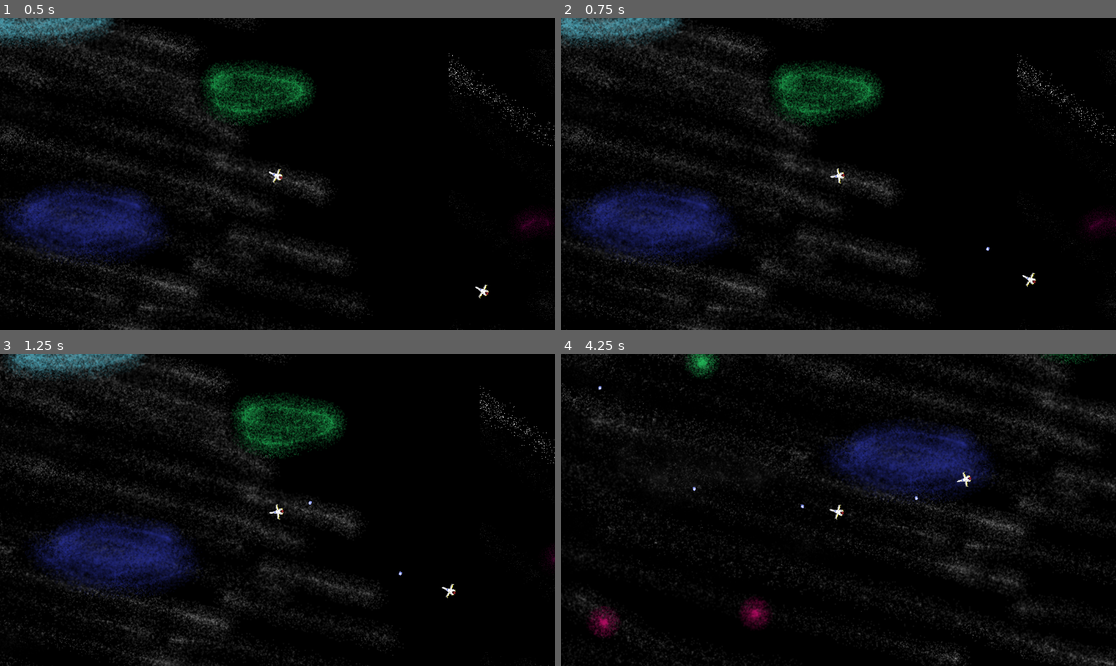
Above: before the commit, frames 1-4 (two rows, left to right).
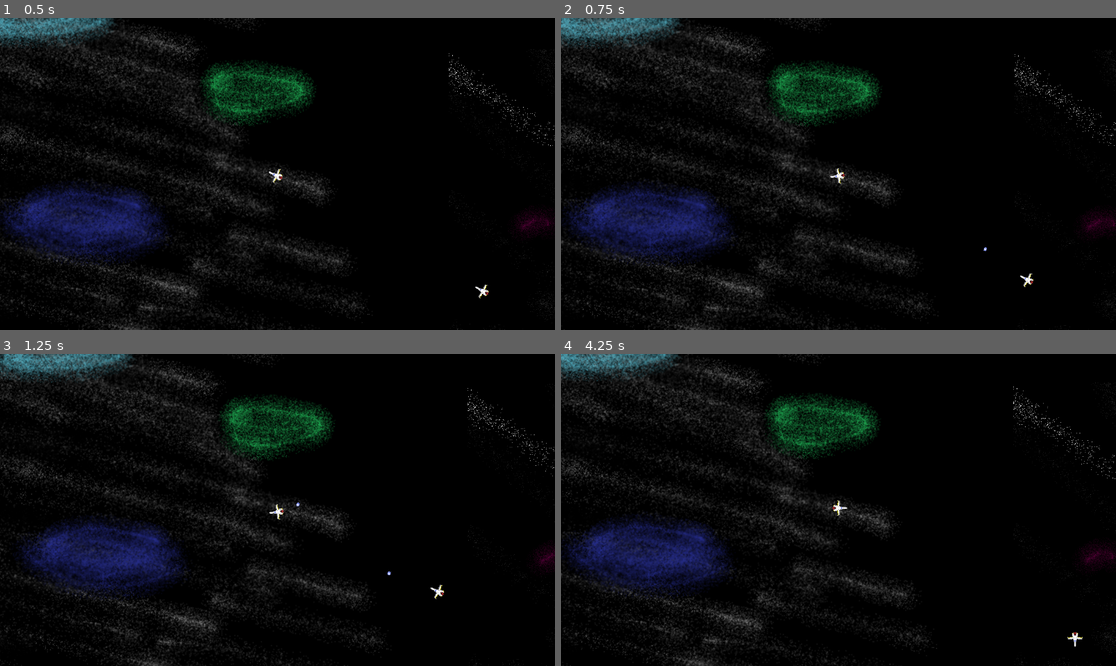
Above: after the commit, the same moments.

Repository: P3dr0-1702/final-reality
Game: Godot game, scene res://scenes/space.tscn
The game is run twice, just before and just after one commit, with the same random seed, the same clock (stepped at 60 frames per second) and the same inputs.
Inputs (mouse positions are in pixels of both pictures, inside the frame that each line leads up to):
- Up to frame 1 (0.5 s): no input
- Up to frame 2 (0.75 s): move the mouse to (960, 158) at 0.52 s; click (960, 158) at 0.6 s
- Up to frame 3 (1.25 s): no input
- Up to frame 4 (4.25 s): move the mouse to (727, 525) at 1.27 s; tap Space (shoot) at 1.35, 2.85 s; move the mouse to (894, 441) at 2.02 s; click (894, 441) at 2.1 s; move the mouse to (810, 572) at 2.77 s; move the mouse to (1005, 556) at 3.52 s; click (1005, 556) at 3.6 s

Frame 1 is identical in both runs. In frame 2, 7.1% of the frame differs, in the area x 0-100%, y 0-100%; in frame 3, 11%; in frame 4, 24%.

Commit message:
added win and loss conditions

Diff:
--- a/scenes/Player.tscn
+++ b/scenes/Player.tscn
@@ -1,11 +1,108 @@
-[gd_scene load_steps=5 format=3 uid="uid://d1llk7thvj8al"]
+[gd_scene load_steps=19 format=3 uid="uid://d1llk7thvj8al"]
 
 [ext_resource type="Script" uid="uid://c4bb451lxx4op" path="res://scripts/player_move.gd" id="1_v6fml"]
 [ext_resource type="Texture2D" uid="uid://cj16q0w6djmhd" path="res://assets/Space Ship.png" id="2_3li8b"]
+[ext_resource type="Texture2D" uid="uid://cyuk6qikbyg2a" path="res://assets/Ship Destroyed.png" id="2_mdl7e"]
 [ext_resource type="PackedScene" uid="uid://cdd1hci8wjlwa" path="res://scenes/death.tscn" id="3_3li8b"]
+
+[sub_resource type="AtlasTexture" id="AtlasTexture_qu4a1"]
+atlas = ExtResource("2_mdl7e")
+region = Rect2(64, 64, 32, 32)
+
+[sub_resource type="AtlasTexture" id="AtlasTexture_mdl7e"]
+atlas = ExtResource("2_mdl7e")
+region = Rect2(0, 0, 32, 32)
+
+[sub_resource type="AtlasTexture" id="AtlasTexture_70d11"]
+atlas = ExtResource("2_mdl7e")
+region = Rect2(32, 0, 32, 32)
+
+[sub_resource type="AtlasTexture" id="AtlasTexture_cw2d6"]
+atlas = ExtResource("2_mdl7e")
+region = Rect2(64, 0, 32, 32)
+
+[sub_resource type="AtlasTexture" id="AtlasTexture_khinc"]
+atlas = ExtResource("2_mdl7e")
+region = Rect2(96, 0, 32, 32)
+
+[sub_resource type="AtlasTexture" id="AtlasTexture_bruh7"]
+atlas = ExtResource("2_mdl7e")
+region = Rect2(0, 32, 32, 32)
+
+[sub_resource type="AtlasTexture" id="AtlasTexture_6eyey"]
+atlas = ExtResource("2_mdl7e")
+region = Rect2(32, 32, 32, 32)
+
+[sub_resource type="AtlasTexture" id="AtlasTexture_d3wef"]
+atlas = ExtResource("2_mdl7e")
+region = Rect2(64, 32, 32, 32)
+
+[sub_resource type="AtlasTexture" id="AtlasTexture_o4126"]
+atlas = ExtResource("2_mdl7e")
+region = Rect2(96, 32, 32, 32)
+
+[sub_resource type="AtlasTexture" id="AtlasTexture_lkdrv"]
+atlas = ExtResource("2_mdl7e")
+region = Rect2(0, 64, 32, 32)
+
+[sub_resource type="AtlasTexture" id="AtlasTexture_p7iby"]
+atlas = ExtResource("2_mdl7e")
+region = Rect2(32, 64, 32, 32)
+
+[sub_resource type="AtlasTexture" id="AtlasTexture_0rnld"]
+atlas = ExtResource("2_mdl7e")
+region = Rect2(96, 64, 32, 32)
+
+[sub_resource type="AtlasTexture" id="AtlasTexture_srp4u"]
+atlas = ExtResource("2_mdl7e")
+region = Rect2(64, 64, 32, 32)
 
 [sub_resource type="SpriteFrames" id="SpriteFrames_qu4a1"]
 animations = [{
+"frames": [{
+"duration": 1.0,
+"texture": SubResource("AtlasTexture_qu4a1")
+}, {
+"duration": 1.0,
+"texture": SubResource("AtlasTexture_mdl7e")
+}, {
+"duration": 1.0,
+"texture": SubResource("AtlasTexture_70d11")
+}, {
+"duration": 1.0,
+"texture": SubResource("AtlasTexture_cw2d6")
+}, {
+"duration": 1.0,
+"texture": SubResource("AtlasTexture_khinc")
+}, {
+"duration": 1.0,
+"texture": SubResource("AtlasTexture_bruh7")
+}, {
+"duration": 1.0,
+"texture": SubResource("AtlasTexture_6eyey")
+}, {
+"duration": 1.0,
+"texture": SubResource("AtlasTexture_d3wef")
+}, {
+"duration": 1.0,
+"texture": SubResource("AtlasTexture_o4126")
+}, {
+"duration": 1.0,
+"texture": SubResource("AtlasTexture_lkdrv")
+}, {
+"duration": 1.0,
+"texture": SubResource("AtlasTexture_p7iby")
+}, {
+"duration": 1.0,
+"texture": SubResource("AtlasTexture_0rnld")
+}, {
+"duration": 1.0,
+"texture": SubResource("AtlasTexture_srp4u")
+}],
+"loop": true,
+"name": &"Death",
+"speed": 15.0
+}, {
 "frames": [{
 "duration": 1.0,
 "texture": ExtResource("2_3li8b")
@@ -22,7 +119,9 @@
 
 [node name="AnimatedSprite2D" type="AnimatedSprite2D" parent="."]
 sprite_frames = SubResource("SpriteFrames_qu4a1")
-animation = &"Default"
+animation = &"Death"
+autoplay = "Default"
+frame_progress = 0.7557092
 
 [node name="death" parent="." instance=ExtResource("3_3li8b")]
 
--- a/scripts/death.gd
+++ b/scripts/death.gd
@@ -1,12 +1,14 @@
 extends Area2D
 
+@export var died = false
 @onready var timer = $Timer
-var died = false
+@onready var animated_sprite_2d: AnimatedSprite2D = $"../AnimatedSprite2D"
 
 func _on_body_entered(body):
 	if died == true:
 		return
 	died = true
+	animated_sprite_2d.play("Death")
 	print("you died lol")
 	timer.start()
 
--- a/scripts/level1.gd
+++ b/scripts/level1.gd
@@ -10,11 +10,18 @@
 @export var target_asteroids_near_player: int = 50
 @export var despawn_distance: float = 2000
 @export var spawn_cooldown = 0.15
+@export var hj_drive: float = 0.0
+@export var hj_goal: float = 100.0
+@export var hj_th: float = 400.0
+@export var hj_gain: float = 20.0
+@export var hj_loss: float = 15.0
+@export var level: int = 1
+
+@onready var char: CharacterBody2D = $player
+
+
 var _spawn_timer : float = 0.0
-# Called when the node enters the scene tree for the first time.
-#func _ready() -> void:
-#	for i in range(20):
-#		spawn_asteroid()
+var player_speed: int = 0
 
 func spawn_asteroid():
 	var asteroid = asteroid_scene.instantiate()
@@ -41,5 +48,25 @@
 	if _spawn_timer <= 0.0  and asteroids.size() < target_asteroids_near_player:
 		spawn_asteroid()
 		_spawn_timer = spawn_cooldown
-	#while asteroids.size() < target_asteroids_near_player:
-	#	spawn_asteroid()
+
+func level_up():
+	level += 1
+	hj_drive = 0.0
+
+	target_asteroids_near_player += 5
+	speed_multiplier += 15
+	hj_goal += 20
+	hj_gain += 2
+	print("Level Up!!!")
+
+func update_hj_drive(delta: float) -> void:
+	if not player.has_method("linear_velocity"):
+		return
+	var player_velo = char.velocity.length()
+	if player_velo >= hj_th:
+		hj_drive += hj_gain * delta
+	else:
+		hj_drive -= hj_loss * delta
+	hj_drive = clamp(hj_drive, 0.0, hj_goal)
+	if hj_drive > hj_goal:
+		level_up()
--- a/scripts/player_move.gd
+++ b/scripts/player_move.gd
@@ -1,15 +1,20 @@
 extends CharacterBody2D
-var recoil_strength = 100
+var recoil_strength = 60
 var flag = 1
 @onready var scene = preload("res://scenes/Bullet.tscn")
+@onready var death: Area2D = $death
 
 func _physics_process(delta: float) -> void:
+	if death.died:
+		return
 	var mouse_pos = get_global_mouse_position()
 	look_at(mouse_pos)
 	rotation += deg_to_rad(-90)
 	move_and_slide()
 
 func _input(event: InputEvent) -> void:
+	if death.died:
+		return
 	if Input.is_action_just_pressed("fire"):
 		shoot()
 		print("Ship_speed: (", round(velocity.x), ", ", round(velocity.y), ")")
Binary file added: assets/Ship Destroyed.png
Not shown, added: assets/Ship Destroyed.png.import
Binary file changed: assets/asesprite/Space Ship.aseprite
